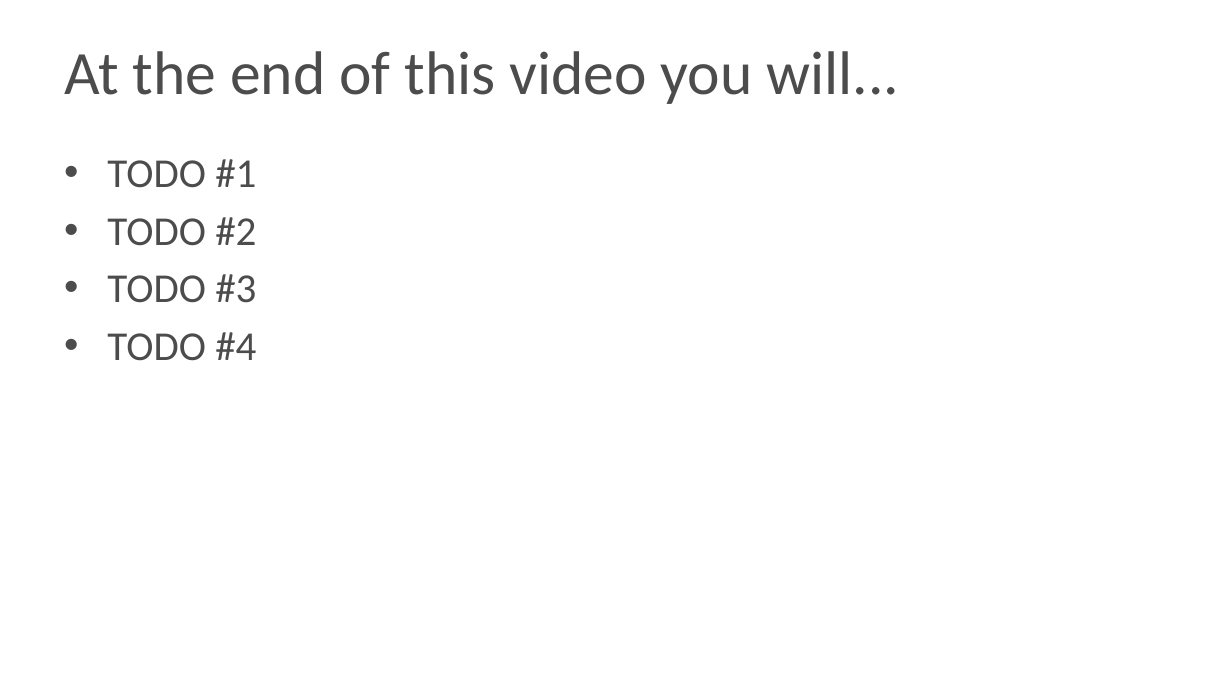
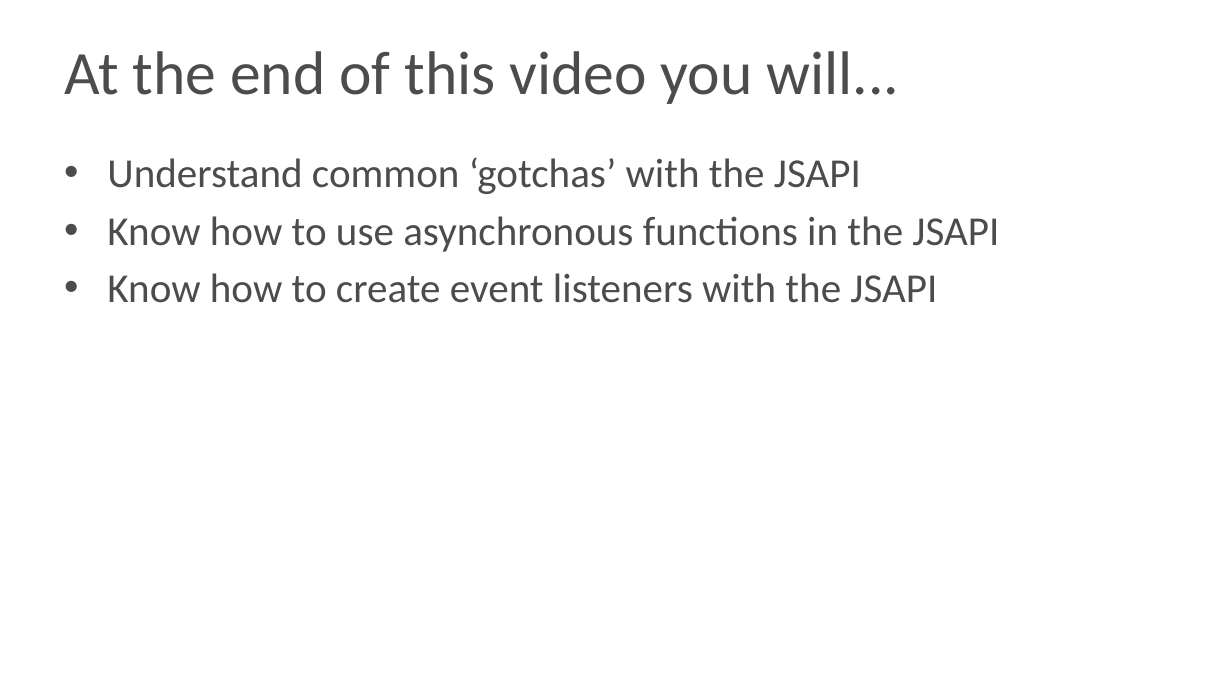
Before and after one commit to tableau/js-api-samples, a slide deck: slide 3 of Tableau JSAPI - 04 Tips and Tricks.pptx. Drawn at 1232x693 pixels with LibreOffice and Linux fonts; fonts in the diff are those of the drawing; background and template pictures are left out. Boxes give left, top, right and bottom in pixels: in the first picture for what was removed or moved away, otherwise in the second. Text is boxed around its words. In the diff, an @@ line names an element or a change of style, - is before the commit and + after.

Commit message:
Add You Will Learn Bullets to PPTs 03 & 04

```diff
--- a/Tableau JSAPI - 04 Tips and Tricks.pptx
+++ b/Tableau JSAPI - 04 Tips and Tricks.pptx
@@ text at [107, 157, 999, 303]: text changed @@
-• TODO #1
-• TODO #2
-• TODO #3
-• TODO #4
+• Understand common ‘gotchas’ with the JSAPI
+• Know how to use asynchronous functions in the JSAPI
+• Know how to create event listeners with the JSAPI
```
Also in this commit, not shown: 1 slide added, 1 slide removed, 1 other file.
